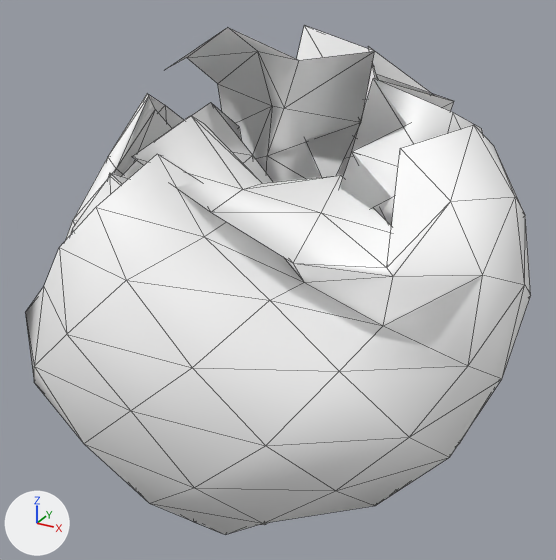
The glTF model EverythingLibraryBrowser/models/furnishings/furnishings-trash-candywrapper/furnishings-trash-candywrapper_v3.glb, before and after one commit.
Before and after are seen from a 50 mm camera at (0.0264, -0.0472, 0.0422) aimed at (0.0003, 0.0003, 0.0185). Every picture has the same lights, and +X, +Y and +Z are marked at lower left. The picture after the commit comes second. Mesh edges are drawn as thin lines.

Script lines for the objects in view, before the commit:
```python
me_mesh_003 = bpy.data.meshes.new('Mesh.003')
me_mesh_003.from_pydata(...)  # 256 vertices, 450 faces; spans x -0.0186..0.0186, y -0.0182..0.0182, z 0.0..0.0367
me_mesh_003.materials.append(mat_mat_dblsided_004)
ob_candywrapper_v3 = bpy.data.objects.new('CandyWrapper_v3', me_mesh_003)
ob_candywrapper_v3.location = (0.0, 0.0, 0.0)
```
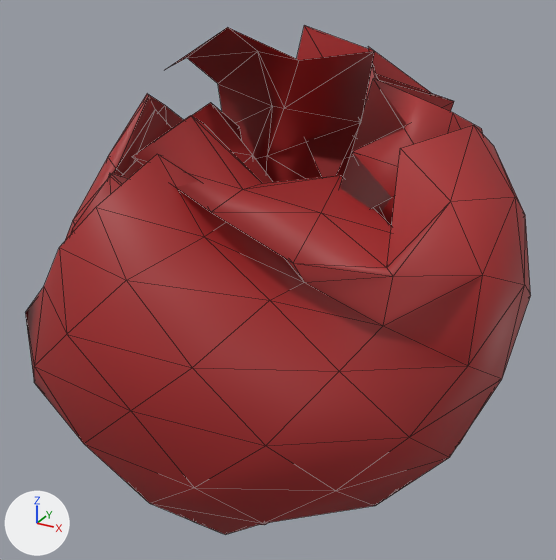
The newer file is also turned or shifted as a whole; pictures and numbers use the older file's frame.

The edits, one by one:
me_mesh_003 has 256 vertices, 450 faces and spans x -0.0186..0.0186, y -0.0182..0.0182, z 0.0..0.0367.
me_mesh_003 is used by ob_candywrapper_v3; location (0.0, 0.0, 0.0).
me_mesh_003 part 1: 450 faces centred in x -0.0171..0.0185, y -0.0179..0.0178, z 0.0009..0.0353 are repainted in the vertex colours; the middle colour goes from white #ffffff to red #a52829.

Changed parts and their boxes (x1, y1, x2, y2) in the pictures (556 x 560 px):
part 1 of me_mesh_003, recoloured (white to red)
    both: (25, 25, 531, 535)
